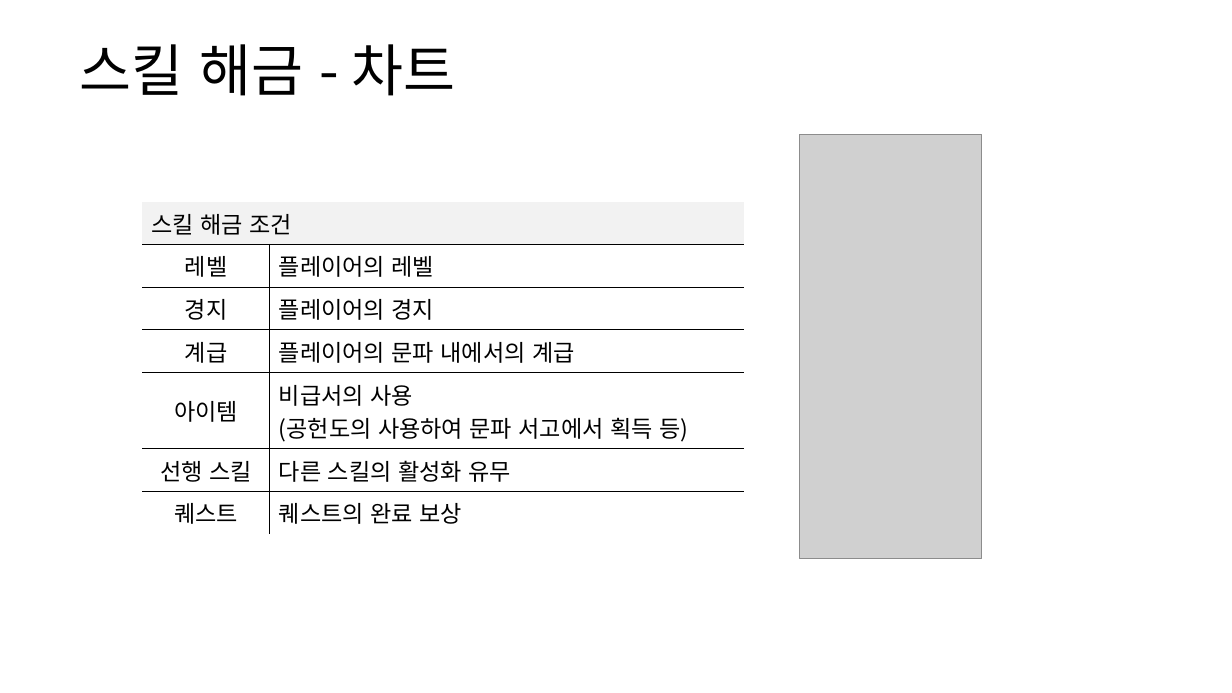
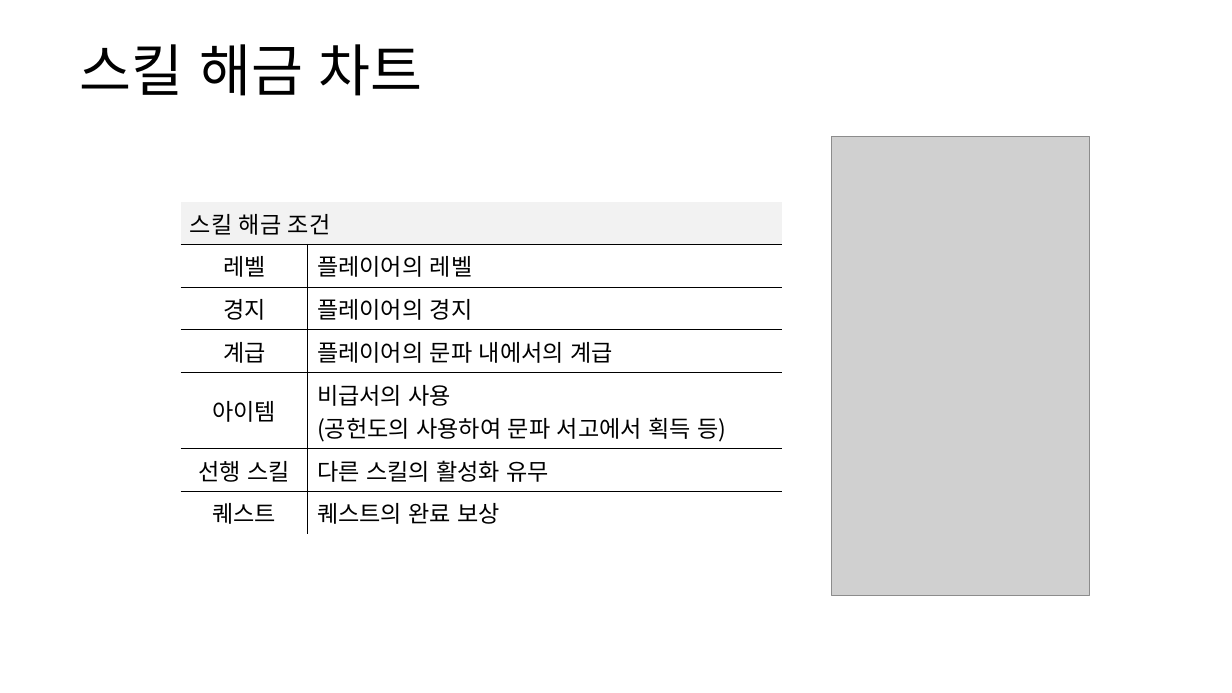
Before and after one commit to yjk0401/unityenginebasic_9th, a slide deck: slide 5 of 기획/방랑엽사전/스킬 시스템 기획서.pptx. Drawn at 1232x693 pixels with LibreOffice and Linux fonts; fonts in the diff are those of the drawing; grey boxes stand for pictures. Boxes give left, top, right and bottom in pixels: in the first picture for what was removed or moved away, otherwise in the second. Text is boxed around its words. In the diff, an @@ line names an element or a change of style, - is before the commit and + after.

```diff
--- a/기획/방랑엽사전/스킬 시스템 기획서.pptx
+++ b/기획/방랑엽사전/스킬 시스템 기획서.pptx
@@ text at <box>79,44,423,96</box>: text changed @@
-스킬 해금 - 차트
+스킬 해금 차트
@@ picture removed at <box>799,134,982,558</box> @@
@@ picture added at <box>832,137,1091,596</box> @@
@@ table: place and size @@
-table at <box>142,201,744,528</box>
+table at <box>181,201,783,528</box>
```
Also in this commit, not shown: 15 other slides changed, 12 other files.
